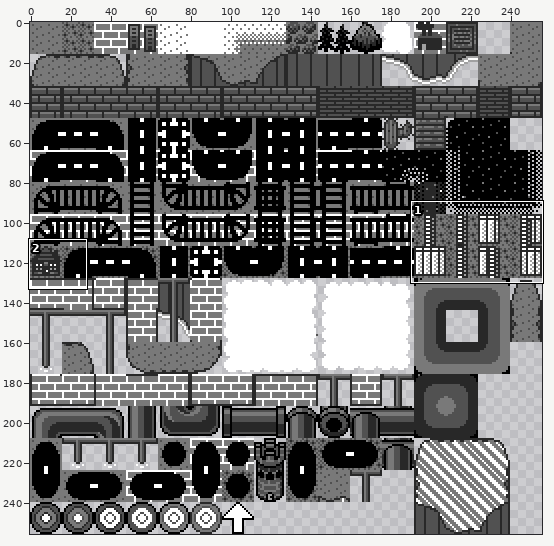
Sprite sheet -- bin/assets/img/tilesets/ow.png. Above: a wide view before the commit, with the close-up outlined.
Close-up. First the earlier version:
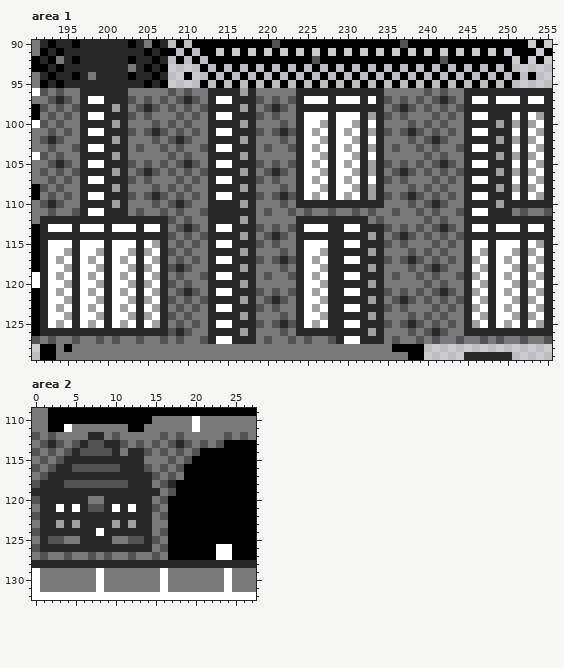
The file is 256x256 pixels. Shown: area 1: x 191..255, y 90..129; area 2: x 0..27, y 109..132.
And afterwards:
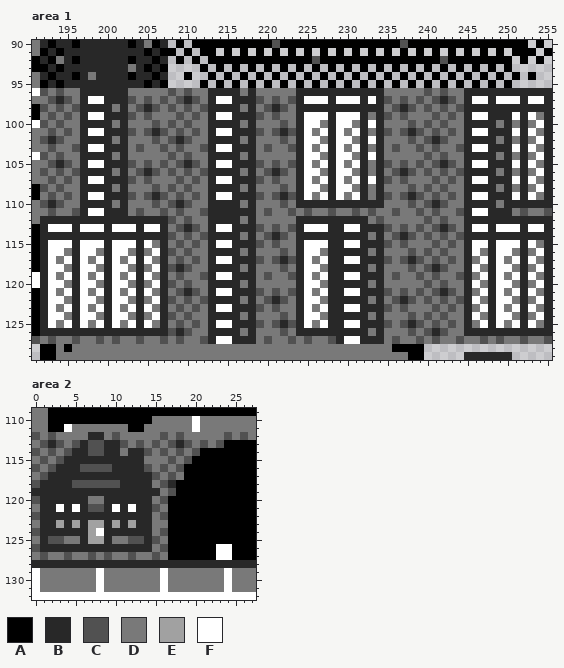
Palette (. is transparent): A #000000  B #282828  C #515151  D #797979  E #a1a1a1  F #ffffff
What changed:
--- area 1
@@ x 191..255 @@
  95 DABABBBBBBBBBBABA....A.A.A.A.A.A.A.A.A.A.A.A.A.A.A.A.A.A.A.A.....
- 96 FCDCDDBBBBBBDDDDDCDCDDBBBBEBDDDDDBBBBBBBBBBBDDDDDCDCDDBBBBBBBBBBB
+ 96 FCDCDDBBBBBBDDDDDCDCDDBBBBDBDDDDDBBBBBBBBBBBDDDDDCDCDDBBBBBBBBBBB
  97 DDCBCDBFFBBBCDCDCDCBCDBFFBBBCDCDCBFFFBFFFBFBCDCDCDCBCDBFFBFFFBFFB
- 98 ACDCDCBBBBEBDCBCDCDCDCBBBBEBDCBCDBBBBBBBBBBBDCBCDCDCDCBBBBBBBBBBB
- 99 ADCDCDBFFBBBCDCDDDCDCDBFFBBBCDCDDBFFFBFFFBEBCDCDDDCDCDBFFBBBFBFEB
-100 FCDCDDBBBBEBDDDCDCDCDDBBBBEBDDDCDBFFEBFFEBFBDDDCDCDCDDBBBBEBEBEFB
-101 DDCDCDBFFBBBCDCBCDCDCDBFFBBBCDCBCBFEFBFEFBEBCDCBCDCDCDBFFBBBFBFEB
-102 DCBCDDBBBBEBDDDCDCBCDDBBBBEBDDDCDBFFEBFFEBFBDDDCDCBCDDBBBBEBEBEFB
-103 DDCDDCBFFBBBDCDDCDCDDCBFFBBBDCDDCBFEFBFEFBEBDCDDCDCDDCBFFBBBFBFEB
-104 FCDCDDBBBBEBDDDDDCDCDDBBBBEBDDDDDBFFEBFFEBFBDDDDDCDCDDBBBBEBEBEFB
-105 DDCBCDBFFBBBCDCDCDCBCDBFFBBBCDCDCBFEFBFEFBEBCDCDCDCBCDBFFBBBFBFEB
-106 DCDCDCBBBBEBDCBCDCDCDCBBBBEBDCBCDBFFEBFFEBEBDCBCDCDCDCBBBBEBEBEFB
-107 DDCDCDBFFBBBCDCDDDCDCDBFFBBBCDCDDBFEFBFEFBFBCDCDDDCDCDBFFBBBFBFEB
-108 ACDCDDBBBBEBDDDCDCDCDDBBBBEBDDDCDBFFEBFFEBEBDDDCDCDCDDBBBBEBEBEFB
-109 ADCDCDBFFBBBCDCBCDCDCDBFFBBBCDCBCBFEFBFEFBEBCDCBCDCDCDBFFBBBFBFEB
-110 DCBCDDBBBBEBDDDCDCBCDDBBBBEBDDDCDBBBBBBBBBBBDDDCDCBCDDBBBBEBBBBBB
+ 98 ACDCDCBBBBDBDCBCDCDCDCBBBBDBDCBCDBBBBBBBBBBBDCBCDCDCDCBBBBBBBBBBB
+ 99 ADCDCDBFFBBBCDCDDDCDCDBFFBBBCDCDDBFFFBFFFBDBCDCDDDCDCDBFFBBBFBFDB
+100 FCDCDDBBBBDBDDDCDCDCDDBBBBDBDDDCDBFFDBFFDBFBDDDCDCDCDDBBBBDBDBDFB
+101 DDCDCDBFFBBBCDCBCDCDCDBFFBBBCDCBCBFDFBFDFBDBCDCBCDCDCDBFFBBBFBFDB
+102 DCBCDDBBBBDBDDDCDCBCDDBBBBDBDDDCDBFFDBFFDBFBDDDCDCBCDDBBBBDBDBDFB
+103 DDCDDCBFFBBBDCDDCDCDDCBFFBBBDCDDCBFDFBFDFBDBDCDDCDCDDCBFFBBBFBFDB
+104 FCDCDDBBBBDBDDDDDCDCDDBBBBDBDDDDDBFFDBFFDBFBDDDDDCDCDDBBBBDBDBDFB
+105 DDCBCDBFFBBBCDCDCDCBCDBFFBBBCDCDCBFDFBFDFBDBCDCDCDCBCDBFFBBBFBFDB
+106 DCDCDCBBBBDBDCBCDCDCDCBBBBDBDCBCDBFFDBFFDBDBDCBCDCDCDCBBBBDBDBDFB
+107 DDCDCDBFFBBBCDCDDDCDCDBFFBBBCDCDDBFDFBFDFBFBCDCDDDCDCDBFFBBBFBFDB
+108 ACDCDDBBBBDBDDDCDCDCDDBBBBDBDDDCDBFFDBFFDBDBDDDCDCDCDDBBBBDBDBDFB
+109 ADCDCDBFFBBBCDCBCDCDCDBFFBBBCDCBCBFDFBFDFBDBCDCBCDCDCDBFFBBBFBFDB
+110 DCBCDDBBBBDBDDDCDCBCDDBBBBDBDDDCDBBBBBBBBBBBDDDCDCBCDDBBBBDBBBBBB
 111 DDCDDCBFFBBBDCDDCDCDDCBBBBBBDCDDCDCDDCDDCDCDDCDDCDCDDCBFFBBBDCDDC
-112 DBBBBBBBBBBBBBBBBCDCDDBBBBEBDDDDDBBBBBBBBBDCDDDDDCDCDDBBBBBBBBBBB
+112 DBBBBBBBBBBBBBBBBCDCDDBBBBDBDDDDDBBBBBBBBBDCDDDDDCDCDDBBBBBBBBBBB
 113 ABFFFBFFFBFFFBFFBDCBCDBFFBBBCDCDCBFFFBBFFBBBCDCDCDCBCDBFFBFFFBFFB
-114 ABBBBBBBBBBBBBBBBCDCDCBBBBEBDCBCDBBBBBBBBBEBDCBCDCDCDCBBBBBBBBBBB
-115 ABFFFBFFFBFFFBFEBDCDCDBFFBBBCDCDDBFFFBBFFBBBCDCDDDCDCDBFFBFFFBFEB
-116 ABFFEBFFEBFFEBEFBCDCDDBBBBEBDDDCDBFFEBBBBBEBDDDCDCDCDDBFEBFFEBEFB
-117 ABFEFBFEFBFEFBFEBDCDCDBFFBBBCDCBCBFEFBBFFBBBCDCBCDCDCDBEFBFEFBFEB
-118 ABFFEBFFEBFFEBEFBCBCDDBBBBEBDDDCDBFFEBBBBBEBDDDCDCBCDDBFEBFFEBEFB
-119 FBFEFBFEFBFEFBFEBDCDDCBFFBBBDCDDCBFEFBBFFBBBDCDDCDCDDCBEFBFEFBFEB
-120 FBFFEBFFEBFFEBEFBCDCDDBBBBEBDDDDDBFFEBBBBBEBDDDDDCDCDDBFEBFFEBEFB
-121 ABFEFBFEFBFEFBFEBDCBCDBFFBBBCDCDCBFEFBBFFBBBCDCDCDCBCDBEFBFEFBFEB
-122 ABFFEBFFEBFFEBEFBCDCDCBBBBEBDCBCDBFFEBBBBBEBDCBCDCDCDCBFEBFFEBEFB
-123 ABFEFBFEFBFEFBFEBDCDCDBFFBBBCDCDDBFEFBBFFBBBCDCDDDCDCDBEFBFEFBFEB
-124 ABFFEBFFEBFFEBEFBCDCDDBBBBEBDDDCDBFFEBBBBBEBDDDCDCDCDDBFEBFFEBEFB
-125 ABFEFBFEFBFEFBFEBDCDCDBFFBBBCDCBCBFEFBBFFBBBCDCBCDCDCDBEFBFEFBFEB
-126 ABBBBBBBBBBBBBBBBCBCDDBBBBEBDDDCDBBBBBBBBBEBDDDCDCBCDDBBBBBBBBBBB
+114 ABBBBBBBBBBBBBBBBCDCDCBBBBDBDCBCDBBBBBBBBBDBDCBCDCDCDCBBBBBBBBBBB
+115 ABFFFBFFFBFFFBFDBDCDCDBFFBBBCDCDDBFFFBBFFBBBCDCDDDCDCDBFFBFFFBFDB
+116 ABFFDBFFDBFFDBDFBCDCDDBBBBDBDDDCDBFFDBBBBBDBDDDCDCDCDDBFDBFFDBDFB
+117 ABFDFBFDFBFDFBFDBDCDCDBFFBBBCDCBCBFDFBBFFBBBCDCBCDCDCDBDFBFDFBFDB
+118 ABFFDBFFDBFFDBDFBCBCDDBBBBDBDDDCDBFFDBBBBBDBDDDCDCBCDDBFDBFFDBDFB
+119 FBFDFBFDFBFDFBFDBDCDDCBFFBBBDCDDCBFDFBBFFBBBDCDDCDCDDCBDFBFDFBFDB
+120 FBFFDBFFDBFFDBDFBCDCDDBBBBDBDDDDDBFFDBBBBBDBDDDDDCDCDDBFDBFFDBDFB
+121 ABFDFBFDFBFDFBFDBDCBCDBFFBBBCDCDCBFDFBBFFBBBCDCDCDCBCDBDFBFDFBFDB
+122 ABFFDBFFDBFFDBDFBCDCDCBBBBDBDCBCDBFFDBBBBBDBDCBCDCDCDCBFDBFFDBDFB
+123 ABFDFBFDFBFDFBFDBDCDCDBFFBBBCDCDDBFDFBBFFBBBCDCDDDCDCDBDFBFDFBFDB
+124 ABFFDBFFDBFFDBDFBCDCDDBBBBDBDDDCDBFFDBBBBBDBDDDCDCDCDDBFDBFFDBDFB
+125 ABFDFBFDFBFDFBFDBDCDCDBFFBBBCDCBCBFDFBBFFBBBCDCBCDCDCDBDFBFDFBFDB
+126 ABBBBBBBBBBBBBBBBCBCDDBBBBDBDDDCDBBBBBBBBBDBDDDCDCBCDDBBBBBBBBBBB
 127 CDCDDCDDCDCDDCDDCDCDDCBFFBBBDCDDCDCDDCBFFBBBDCDDCDCDDCDDCDCDDCDDC
--- area 2
@@ x 2..13 @@
 113 BCDCBCCBBCDC
-114 CDCBCCCCBDBB
+114 CDCBBCCBBDBB
 115 DCBBBBBBBBBB
-116 CBBCCCCCCBBB
+116 CBBBCCCCBBBB
 117 BBBBBBBBBBBB
-118 BBCCCCCCCCBB
+118 BBBCCCCCCBBB
 119 BBBBBBBBBBBB
@@ x 5..10 @@
 122 BBBBBB
-123 EBBBBE
-124 BBBFBB
-125 DBBBBD
+123 EBEEBE
+124 BBEFBB
+125 DBEEBD
 126 BBBBBB
